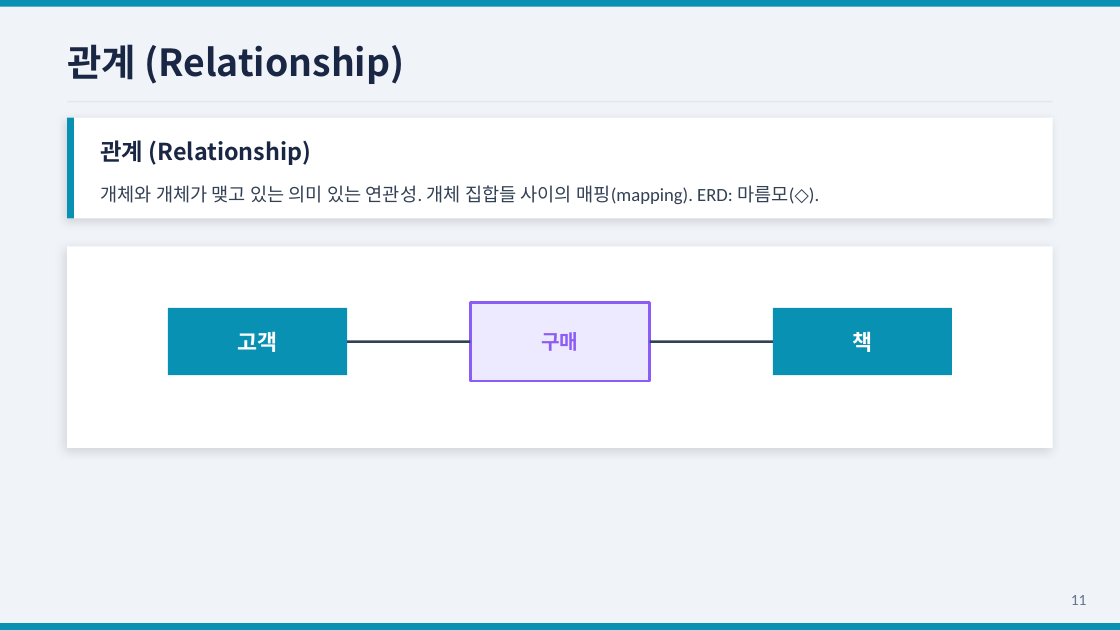
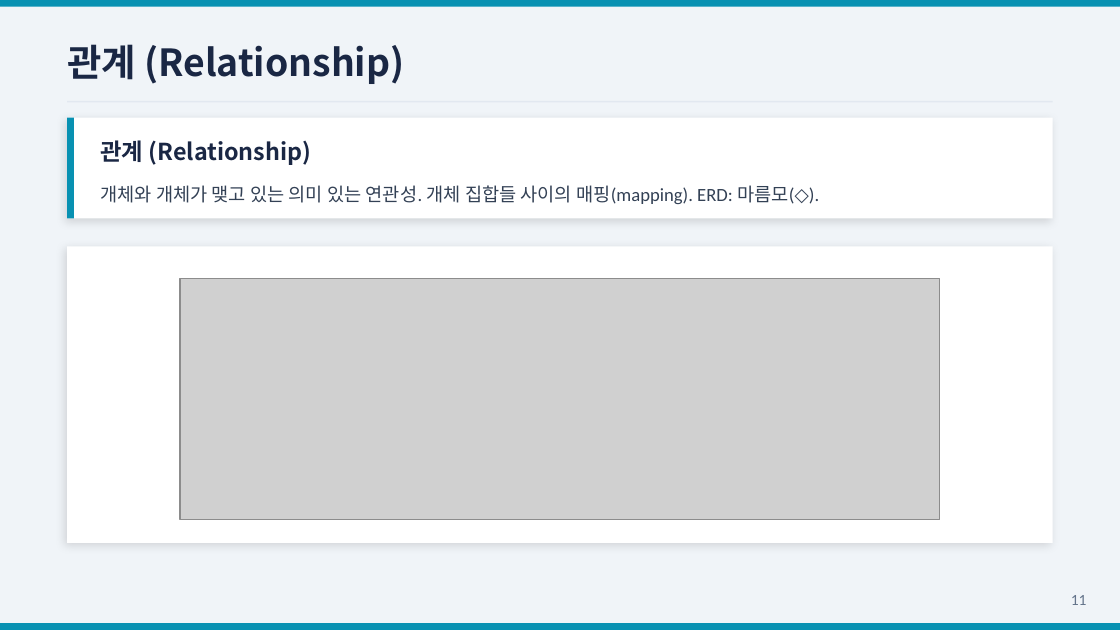
Before and after one commit to Sangdon-Park/Sangdon-Park.github.io, a slide deck: slide 13 of data/DB시스템/4장_데이터_모델링_박상돈.pptx. Drawn at 1120x630 pixels with LibreOffice and Linux fonts; fonts in the diff are those of the drawing; grey boxes stand for pictures. Boxes give left, top, right and bottom in pixels: in the first picture for what was removed or moved away, otherwise in the second. Text is boxed around its words. In the diff, an @@ line names an element or a change of style, - is before the commit and + after.

```diff
--- a/data/DB시스템/4장_데이터_모델링_박상돈.pptx
+++ b/data/DB시스템/4장_데이터_모델링_박상돈.pptx
@@ rectangle: place and size @@
-rectangle at box(67, 246, 1053, 448)
+rectangle at box(67, 246, 1053, 543)
@@ picture added at box(180, 278, 940, 519) @@
@@ rectangle removed at box(168, 308, 347, 375) @@
@@ rectangle removed at box(470, 302, 650, 381) @@
@@ rectangle removed at box(773, 308, 952, 375) @@
@@ text removed at box(237, 331, 277, 352) @@
-고객
@@ line removed from (347, 342) to (470, 342) @@
@@ text removed at box(541, 332, 578, 351) @@
-구매
@@ line removed from (650, 342) to (773, 342) @@
@@ text removed at box(852, 331, 872, 352) @@
-책
```
Also in this commit, not shown: 6 other slides changed, 1 other file.
